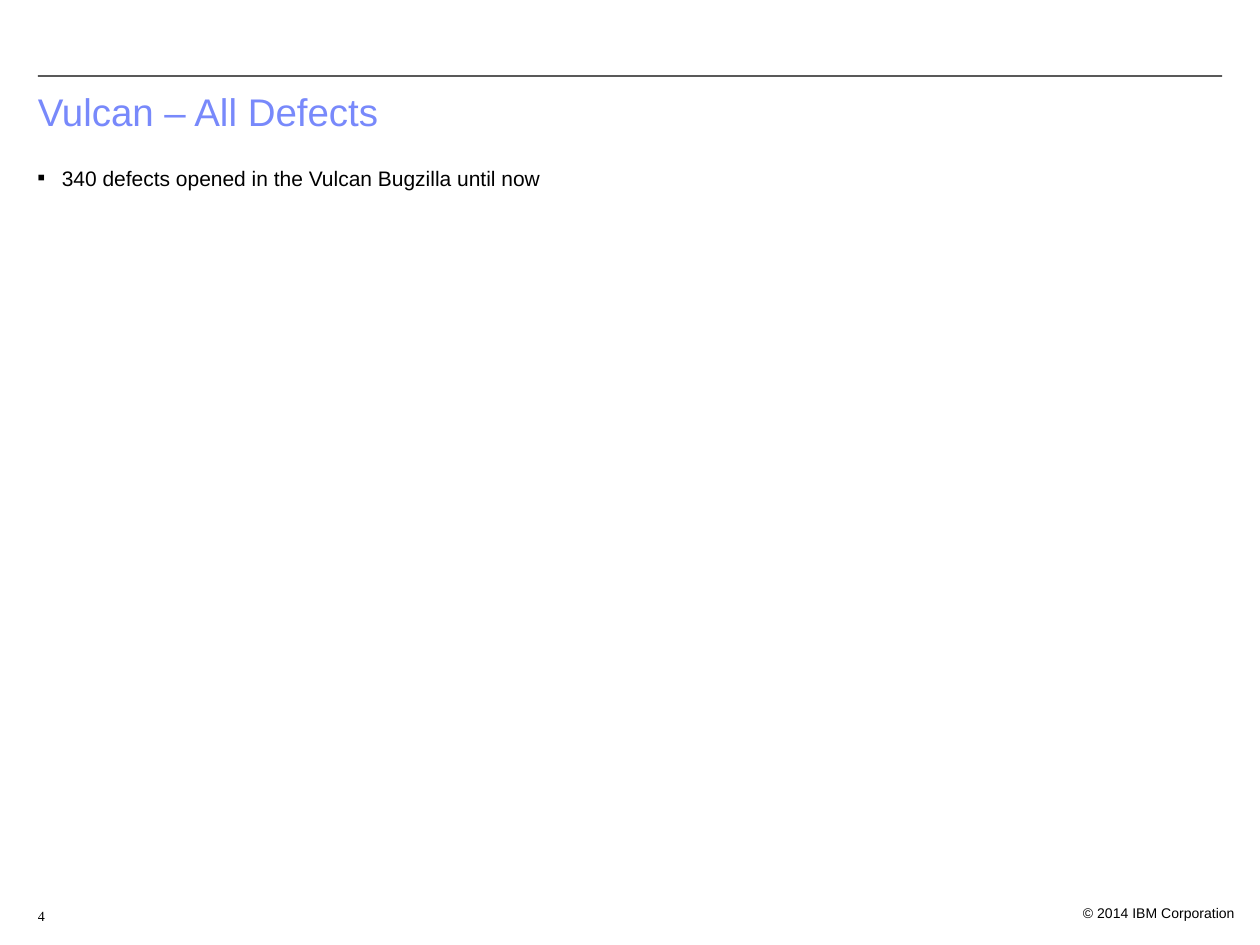
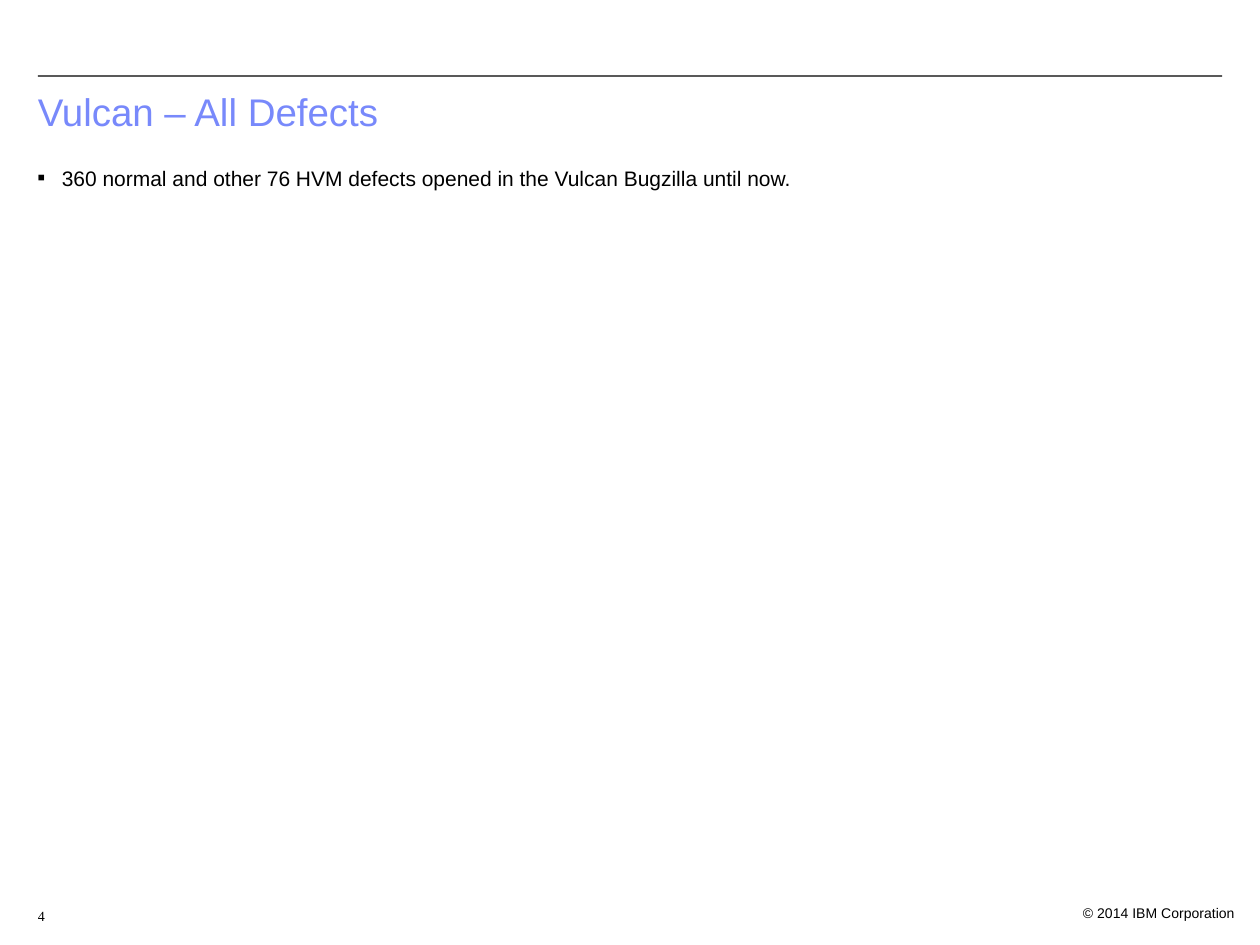
Before and after one commit to bjwt/test, a slide deck: slide 4 of bugs/Vulcan Defect Status.odp. Drawn at 1260x945 pixels with LibreOffice and Linux fonts; fonts in the diff are those of the drawing; background and template pictures are left out. Boxes give left, top, right and bottom in pixels: in the first picture for what was removed or moved away, otherwise in the second. Text is boxed around its words. In the diff, an @@ line names an element or a change of style, - is before the commit and + after.

```diff
--- a/bugs/Vulcan Defect Status.odp
+++ b/bugs/Vulcan Defect Status.odp
@@ text at (62, 170, 790, 190): text changed @@
-■ 340 defects opened in the Vulcan Bugzilla until now
+■ 360 normal and other 76 HVM defects opened in the Vulcan Bugzilla until now.
```
Also in this commit, not shown: 3 other slides changed, 6 other files.
